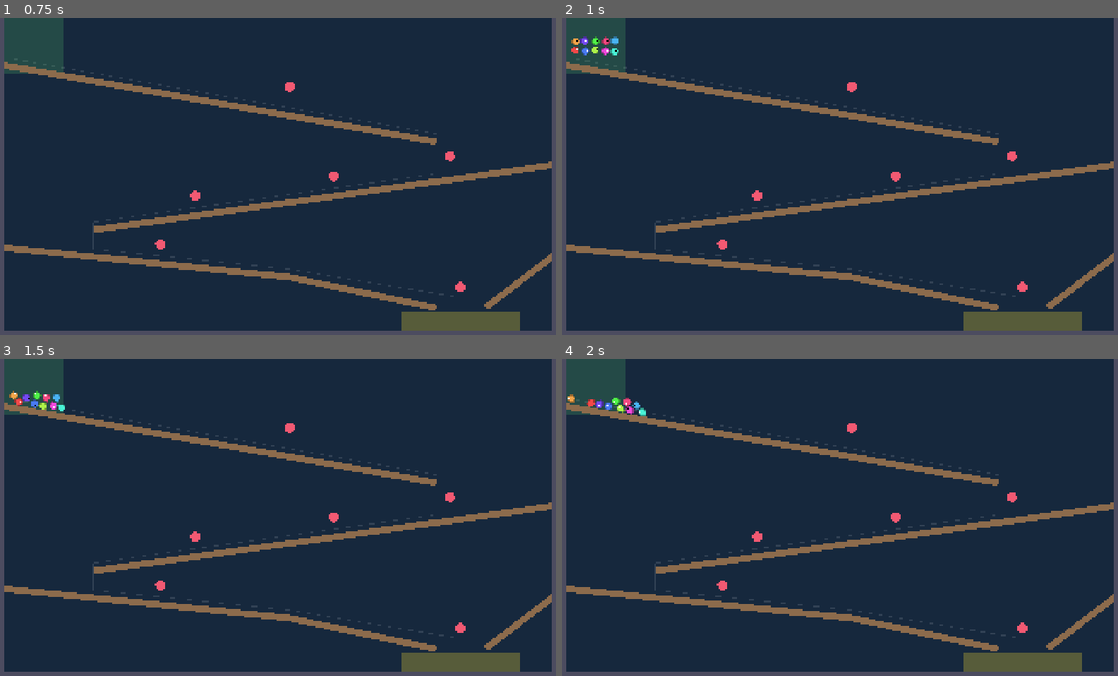
Above: before the commit, frames 1-4 (two rows, left to right).
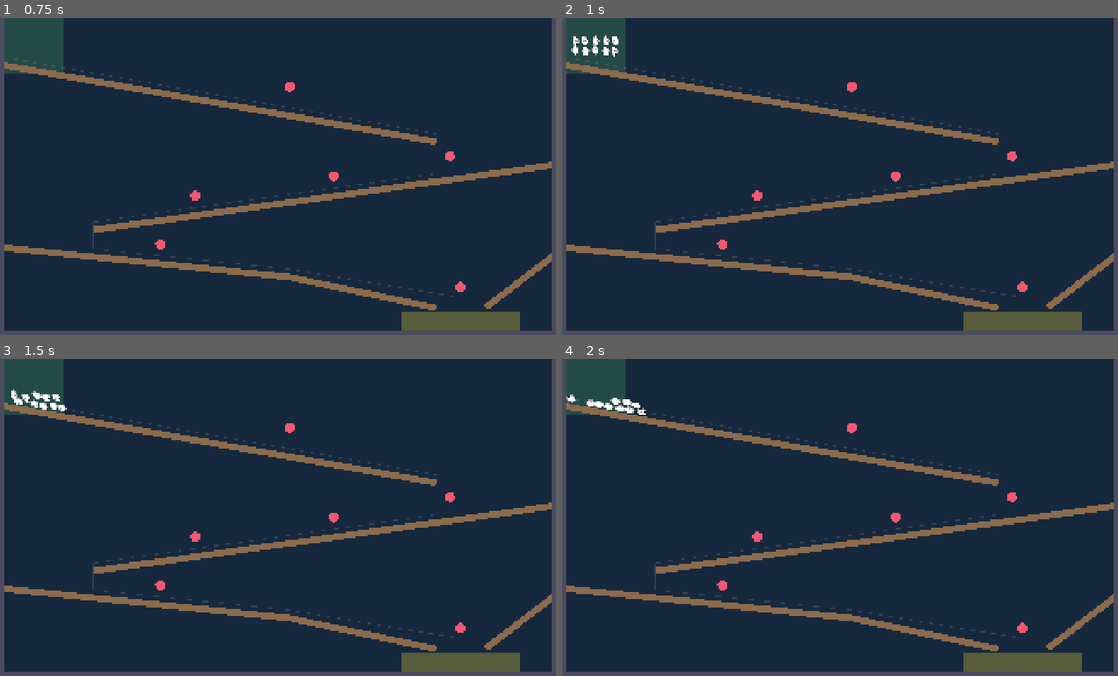
Above: after the commit, the same moments.

Repository: The127/fishygame2
Game: Godot game, scene res://scenes/debug/race_debug.tscn
The game is run twice, just before and just after one commit, with the same random seed, the same clock (stepped at 60 frames per second) and the same inputs. This scene is started directly instead of the project's main scene.
Inputs (mouse positions are in pixels of both pictures, inside the frame that each line leads up to):
- Up to frame 1 (0.75 s): tap Enter at 0.5 s; move the mouse to (400, 160) at 0.52 s; hold Shift from 0.53 s (still down); click (400, 160) at 0.67 s
- Up to frame 2 (1 s): keep holding Shift; tap Space at 0.77 s
- Up to frame 3 (1.5 s): release Shift at 1.25 s; drag from (166, 533) to (461, 663) at 1.27 s
- Up to frame 4 (2 s): no input

Frame 1 is identical in both runs. In frame 2, 0.3% of the frame differs, in the area x 1-11%, y 5-13%; in frame 3, 0.3%; in frame 4, 0.3%, in the area x 0-16%, y 11-19%.

Commit message:
Fish-shaped marbles and distinct viewer colors (#24)
Closes #23

Diff:
--- /dev/null
+++ b/scripts/fish_visual.gd
@@ -0,0 +1,84 @@
+class_name FishVisual
+extends Node2D
+## Procedural fish drawing. It faces its `heading` (radians) and never spins
+## with the rolling body, so the fish stays right side up.
+
+const LENGTH: float = 15.0
+const HEIGHT: float = 10.0
+
+var color: Color = Color.WHITE:
+	set(value):
+		color = value
+		queue_redraw()
+
+var heading: float = 0.0
+var _time: float = 0.0
+
+
+func _ready() -> void:
+	top_level = true
+	z_index = 5
+
+
+func _process(delta: float) -> void:
+	_time += delta
+	queue_redraw()
+
+
+## Points the fish along a travel direction. Slow or still marbles keep their last heading.
+func face(velocity: Vector2, delta: float) -> void:
+	if velocity.length() > 20.0:
+		heading = lerp_angle(heading, velocity.angle(), clampf(delta * 10.0, 0.0, 1.0))
+	global_position = get_parent().global_position
+	# Flip vertically when swimming left so the dorsal fin stays on top.
+	var facing_left: bool = absf(wrapf(heading, -PI, PI)) > PI * 0.5
+	rotation = heading
+	scale = Vector2(1.0, -1.0 if facing_left else 1.0)
+
+
+func _draw() -> void:
+	var dark: Color = color.darkened(0.35)
+	var light: Color = color.lightened(0.45)
+	var wag: float = sin(_time * 12.0) * 3.0
+	# Tail.
+	draw_colored_polygon(
+		PackedVector2Array(
+			[
+				Vector2(-LENGTH * 0.6, 0),
+				Vector2(-LENGTH - 4.0, -HEIGHT * 0.7 + wag),
+				Vector2(-LENGTH - 1.0, wag * 0.4),
+				Vector2(-LENGTH - 4.0, HEIGHT * 0.7 + wag),
+			]
+		),
+		dark
+	)
+	# Dorsal and belly fins.
+	draw_colored_polygon(
+		PackedVector2Array(
+			[Vector2(-5, -HEIGHT * 0.7), Vector2(2, -HEIGHT - 4.0), Vector2(5, -HEIGHT * 0.6)]
+		),
+		dark
+	)
+	draw_colored_polygon(
+		PackedVector2Array(
+			[Vector2(-2, HEIGHT * 0.7), Vector2(2, HEIGHT + 2.0), Vector2(4, HEIGHT * 0.6)]
+		),
+		dark
+	)
+	# Body: an ellipse, lighter belly, outline.
+	var body := PackedVector2Array()
+	var belly := PackedVector2Array()
+	for i: int in 24:
+		var a: float = TAU * float(i) / 24.0
+		var p := Vector2(cos(a) * LENGTH, sin(a) * HEIGHT)
+		body.append(p)
+		if p.y >= 0.0:
+			belly.append(Vector2(p.x, p.y * 0.55 + 3.0))
+	draw_colored_polygon(body, color)
+	draw_polyline(body + PackedVector2Array([body[0]]), dark, 1.5)
+	# Gill line, eye.
+	draw_arc(Vector2(5, 0), 7.0, PI * 0.65, PI * 1.35, 8, dark, 1.5)
+	draw_circle(Vector2(9, -2.5), 3.0, Color.WHITE)
+	draw_circle(Vector2(10, -2.5), 1.5, Color.BLACK)
+	if belly.size() > 2:
+		draw_polyline(belly, light, 1.0)
--- a/scripts/game/contestant.gd
+++ b/scripts/game/contestant.gd
@@ -1,21 +1,45 @@
 class_name Contestant
 extends RefCounted
 ## A viewer who joined the lobby. Keyed by the stable Twitch user id.
+
+## Hand-picked colors that stay easy to tell apart on a busy track. Assigned by join order.
+const PALETTE: Array[Color] = [
+	Color("e6194b"),
+	Color("3cb44b"),
+	Color("ffe119"),
+	Color("4363d8"),
+	Color("f58231"),
+	Color("911eb4"),
+	Color("42d4f4"),
+	Color("f032e6"),
+	Color("bfef45"),
+	Color("fabed4"),
+	Color("469990"),
+	Color("dcbeff"),
+	Color("9a6324"),
+	Color("fffac8"),
+	Color("800000"),
+	Color("aaffc3"),
+	Color("808000"),
+	Color("ffd8b1"),
+	Color("000075"),
+	Color("a9a9a9"),
+]
 
 var user_id: String = ""
 var display_name: String = ""
 var color: Color = Color.WHITE
 
 
-static func create(p_user_id: String, p_display_name: String) -> Contestant:
+static func create(p_user_id: String, p_display_name: String, slot: int = 0) -> Contestant:
 	var contestant := Contestant.new()
 	contestant.user_id = p_user_id
 	contestant.display_name = p_display_name
-	contestant.color = color_for(p_user_id)
+	contestant.color = color_for_slot(slot)
 	return contestant
 
 
-## Stable color for a user id: same id, same color, on every run.
-static func color_for(user_id: String) -> Color:
-	var hue: float = float(posmod(user_id.hash(), 360)) / 360.0
-	return Color.from_hsv(hue, 0.7, 0.95)
+## Color for the n-th joiner of a lobby. Past the palette it repeats, darkened.
+static func color_for_slot(slot: int) -> Color:
+	var base: Color = PALETTE[posmod(slot, PALETTE.size())]
+	return base.darkened(0.3) if slot >= PALETTE.size() else base
--- a/scripts/game/game_flow.gd
+++ b/scripts/game/game_flow.gd
@@ -141,7 +141,7 @@
 		join_rejected.emit(msg, "full")
 		return false
 	var name_to_show: String = msg.display_name if msg.display_name != "" else msg.login
-	var contestant: Contestant = Contestant.create(msg.user_id, name_to_show)
+	var contestant: Contestant = Contestant.create(msg.user_id, name_to_show, _contestants.size())
 	_ids[msg.user_id] = true
 	_contestants.append(contestant)
 	player_joined.emit(contestant)
--- a/scripts/marble.gd
+++ b/scripts/marble.gd
@@ -1,6 +1,6 @@
 class_name Marble
 extends RigidBody2D
-## A fish marble. The visual is drawn in code and tinted by `color`.
+## A fish marble. The visual is drawn by FishVisual, tinted by `color`.
 
 const RADIUS: float = 14.0
 
@@ -8,7 +8,8 @@
 var color: Color = Color.WHITE:
 	set(value):
 		color = value
-		queue_redraw()
+		if _fish != null:
+			_fish.color = value
 
 var label_text: String = "":
 	set(value):
@@ -17,9 +18,13 @@
 			_label.text = value
 
 var _label: Label
+var _fish: FishVisual
 
 
 func _ready() -> void:
+	_fish = FishVisual.new()
+	_fish.color = color
+	add_child(_fish)
 	# Top level so the name stays upright and unscaled while the marble rolls.
 	_label = Label.new()
 	_label.top_level = true
@@ -33,21 +38,7 @@
 	add_child(_label)
 
 
-func _process(_delta: float) -> void:
+func _process(delta: float) -> void:
+	_fish.face(linear_velocity, delta)
 	var size: Vector2 = _label.get_minimum_size()
 	_label.global_position = global_position + Vector2(-size.x * 0.5, -RADIUS - size.y - 2.0)
-
-
-func _draw() -> void:
-	var dark: Color = color.darkened(0.35)
-	# Tail, body, fin, eye.
-	draw_colored_polygon(
-		PackedVector2Array([Vector2(-6, 0), Vector2(-15, -8), Vector2(-15, 8)]), dark
-	)
-	draw_circle(Vector2.ZERO, RADIUS - 2.0, color)
-	draw_colored_polygon(
-		PackedVector2Array([Vector2(-2, -10), Vector2(4, -13), Vector2(5, -8)]), dark
-	)
-	draw_circle(Vector2(5, -2), 3.0, Color.WHITE)
-	draw_circle(Vector2(6, -2), 1.5, Color.BLACK)
-	draw_arc(Vector2.ZERO, RADIUS - 2.0, 0.0, TAU, 24, dark, 1.5)
--- a/scripts/race/race.gd
+++ b/scripts/race/race.gd
@@ -30,7 +30,6 @@
 		ids.append(i)
 		var marble: Marble = marble_scene.instantiate() as Marble
 		marble.id = i
-		marble.color = Color.from_hsv(fposmod(i * 0.618034, 1.0), 0.7, 0.95)
 		var jitter: Vector2 = Vector2(
 			rng.randf_range(-SPAWN_JITTER, SPAWN_JITTER),
 			rng.randf_range(-SPAWN_JITTER, SPAWN_JITTER)
--- a/tests/test_game_flow.gd
+++ b/tests/test_game_flow.gd
@@ -54,11 +54,16 @@
 	assert_signal_emit_count(_flow, "join_rejected", 2)
 
 
-func test_color_derived_from_user_id() -> void:
-	assert_eq(Contestant.color_for("123"), Contestant.color_for("123"))
+func test_colors_distinct_per_lobby() -> void:
+	var seen: Array[Color] = []
+	for i: int in Contestant.PALETTE.size():
+		var c: Color = Contestant.color_for_slot(i)
+		assert_false(seen.has(c), "slot %d repeats a color" % i)
+		seen.append(c)
 	_flow.open_lobby()
-	_join("123", "A")
-	assert_eq(_flow.get_contestants()[0].color, Contestant.color_for("123"))
+	_join("1", "A")
+	_join("2", "B")
+	assert_ne(_flow.get_contestants()[0].color, _flow.get_contestants()[1].color)
 
 
 func test_manual_start_needs_players() -> void:
